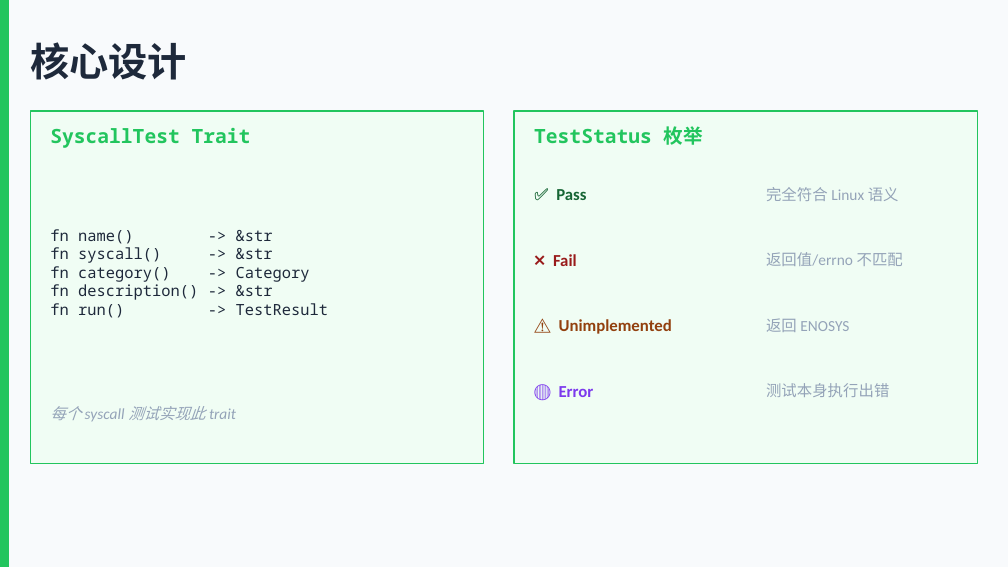
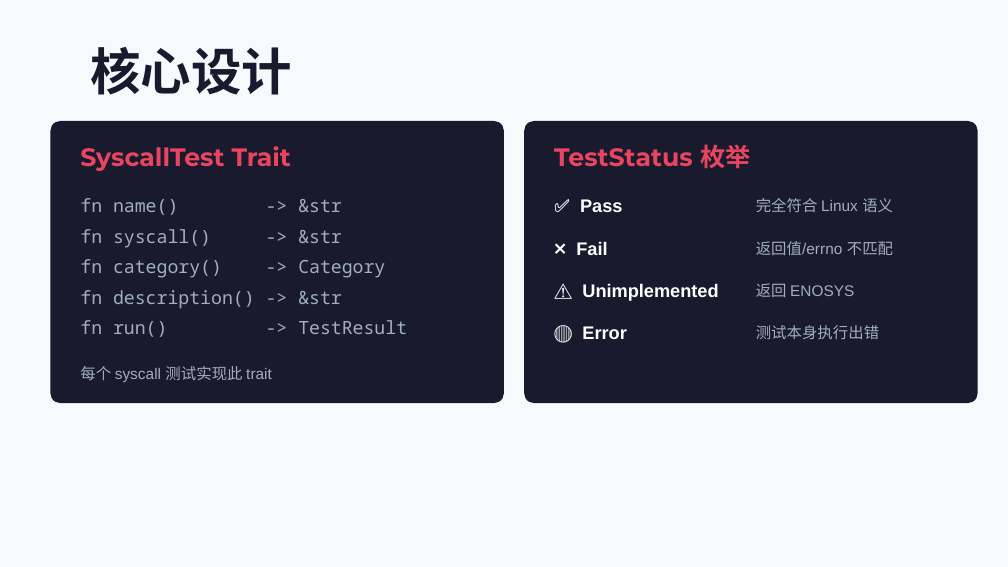
Before and after one commit to irinaparchina-art/syscall-compat-tests, a slide deck: slide 4 of docs/slides.pptx. Drawn at 1008x567 pixels with LibreOffice and Linux fonts; fonts in the diff are those of the drawing. Boxes give left, top, right and bottom in pixels: in the first picture for what was removed or moved away, otherwise in the second. Text is boxed around its words. In the diff, an @@ line names an element or a change of style, - is before the commit and + after.

```diff
--- a/docs/slides.pptx
+++ b/docs/slides.pptx
@@ background #F8FAFC to #F7FAFC @@
@@ rectangle removed at bbox=[0, 0, 8, 566] @@
@@ text "核心设计": place and size @@
-text "核心设计" at bbox=[30, 42, 187, 80]
+text "核心设计" at bbox=[91, 47, 293, 95]
@@ text "核心设计" at bbox=[91, 47, 293, 95]: size 28 to 36 pt, font Calibri to Montserrat, text colour #1E293B to #1A1A2E @@
@@ rectangle removed at bbox=[30, 111, 484, 464] @@
@@ rectangle removed at bbox=[514, 111, 978, 464] @@
@@ rounded rectangle added at bbox=[50, 121, 504, 403], fill #1A1A2E @@
@@ text "SyscallTest Trait" at bbox=[80, 146, 291, 171]: size 14 to 18 pt, font Noto Sans Mono to Montserrat, text colour #22C55E to #E94560 @@
@@ text "SyscallTest Trait": place and size @@
-text "SyscallTest Trait" at bbox=[50, 128, 251, 148]
+text "SyscallTest Trait" at bbox=[80, 146, 291, 171]
@@ rounded rectangle added at bbox=[524, 121, 978, 403], fill #1A1A2E @@
@@ text "TestStatus 枚举": place and size @@
-text "TestStatus 枚举" at bbox=[534, 126, 703, 145]
+text "TestStatus 枚举" at bbox=[554, 144, 750, 169]
@@ text "TestStatus 枚举" at bbox=[554, 144, 750, 169]: size 14 to 18 pt, font Noto Sans Mono to Montserrat, text colour #22C55E to #E94560 @@
@@ text "fn name() -> &str": place and size @@
-text "fn name() -> &str" at bbox=[50, 229, 329, 318]
+text "fn name() -> &str" at bbox=[80, 198, 407, 337]
@@ text "fn name() -> &str" at bbox=[80, 198, 407, 337]: size 11 to 13 pt, text colour #1E293B to #A0AEC0; line spacing 1 to 1.4 @@
@@ text "✅ Pass": place and size @@
-text "✅ Pass" at bbox=[556, 189, 586, 200]
+text "✅ Pass" at bbox=[580, 199, 622, 212]
@@ text "✅ Pass" at bbox=[580, 199, 622, 212]: size 12 to 13 pt, font Calibri to Arial, text colour #166534 to #FFFFFF @@
@@ text "完全符合 Linux 语义": place and size @@
-text "完全符合 Linux 语义" at bbox=[766, 187, 899, 201]
+text "完全符合 Linux 语义" at bbox=[756, 198, 893, 212]
@@ text "❌ Fail": place and size @@
-text "❌ Fail" at bbox=[553, 254, 577, 266]
+text "❌ Fail" at bbox=[576, 242, 607, 255]
@@ text "❌ Fail" at bbox=[576, 242, 607, 255]: size 12 to 13 pt, font Calibri to Arial, text colour #991B1B to #FFFFFF @@
@@ text "返回值/errno 不匹配": place and size @@
-text "返回值/errno 不匹配" at bbox=[766, 252, 903, 266]
+text "返回值/errno 不匹配" at bbox=[756, 241, 893, 255]
@@ text "⚠️ Unimplemented": place and size @@
-text "⚠️ Unimplemented" at bbox=[559, 319, 672, 334]
+text "⚠️ Unimplemented" at bbox=[582, 283, 718, 301]
@@ text "⚠️ Unimplemented" at bbox=[582, 283, 718, 301]: size 12 to 13 pt, font Calibri to Arial, text colour #92400E to #FFFFFF @@
@@ text "返回 ENOSYS": place and size @@
-text "返回 ENOSYS" at bbox=[766, 318, 849, 332]
+text "返回 ENOSYS" at bbox=[756, 283, 854, 297]
@@ text "🔴 Error": place and size @@
-text "🔴 Error" at bbox=[559, 386, 594, 397]
+text "🔴 Error" at bbox=[582, 326, 626, 339]
@@ text "🔴 Error" at bbox=[582, 326, 626, 339]: size 12 to 13 pt, font Calibri to Arial, text colour #7C3AED to #FFFFFF @@
@@ font Calibri to Arial, text colour #94A3B8 to #A0AEC0 in 4 elements at bbox=[756, 198, 893, 212], bbox=[756, 241, 893, 255], bbox=[756, 283, 854, 297], bbox=[756, 325, 879, 339] @@
@@ text "测试本身执行出错": place and size @@
-text "测试本身执行出错" at bbox=[766, 383, 889, 397]
+text "测试本身执行出错" at bbox=[756, 325, 879, 339]
@@ text "每个 syscall 测试实现此 trait": place and size @@
-text "每个 syscall 测试实现此 trait" at bbox=[50, 406, 236, 421]
+text "每个 syscall 测试实现此 trait" at bbox=[80, 366, 272, 382]
@@ text "每个 syscall 测试实现此 trait" at bbox=[80, 366, 272, 382]: font Calibri to Arial, text colour #94A3B8 to #A0AEC0, italic off @@
```
Also in this commit, not shown: 6 other slides changed, 1 slide added, 1 slide removed.
